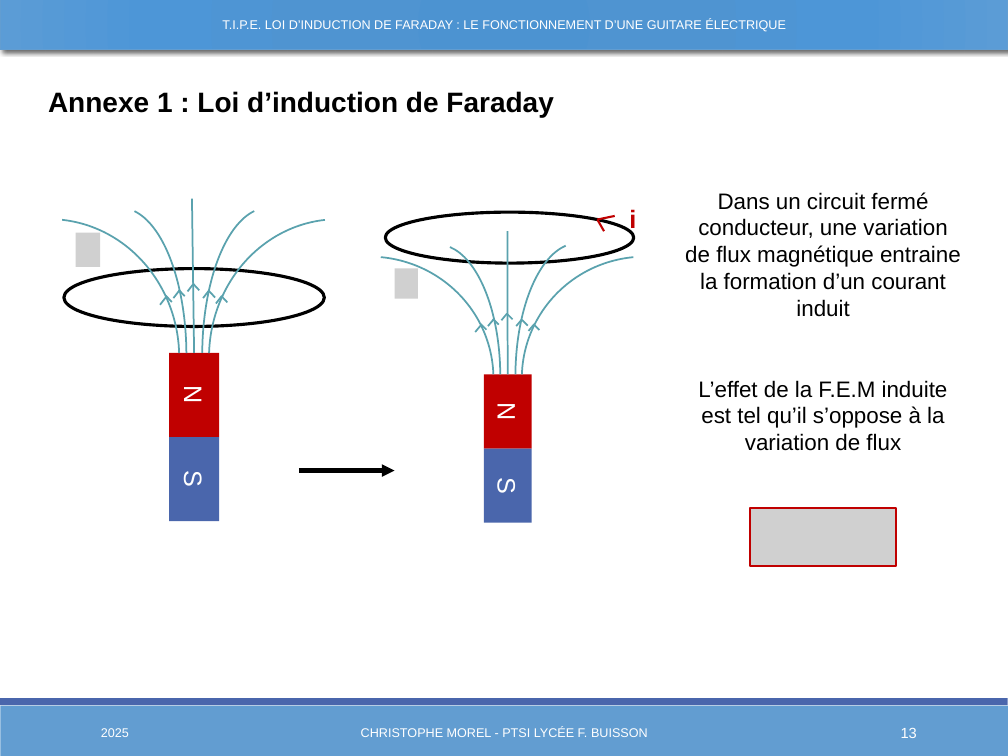
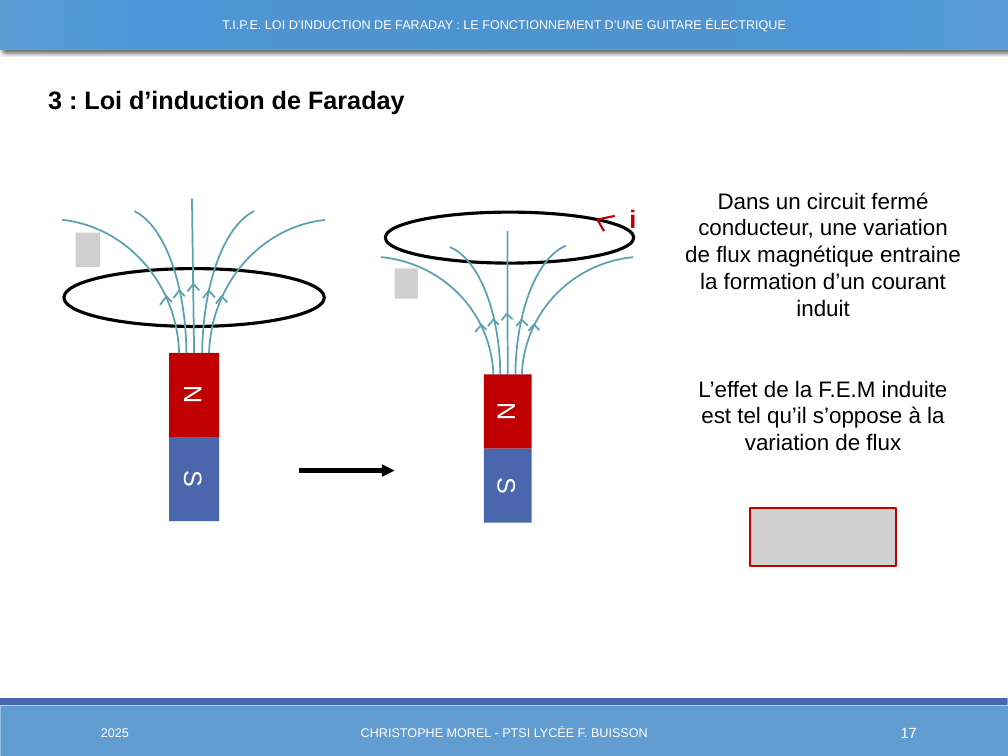
Before and after one commit to Chrismorel7/TIPE---Micro_guitare_elec, a slide deck: slide 17 of Views/Presentation3.pptx (slide 13 before the commit). Drawn at 1008x756 pixels with LibreOffice and Linux fonts; fonts in the diff are those of the drawing; grey boxes stand for pictures. Boxes give left, top, right and bottom in pixels: in the first picture for what was removed or moved away, otherwise in the second. Text is boxed around its words. In the diff, an @@ line names an element or a change of style, - is before the commit and + after.

```diff
--- a/Views/Presentation3.pptx
+++ b/Views/Presentation3.pptx
@@ text at (48, 90, 405, 115): text changed; size 20 to 18 pt @@
-Annexe 1 : Loi d’induction de Faraday
+3 : Loi d’induction de Faraday
@@ page number at (901, 728, 917, 738): text changed @@
-13
+17
```
Also in this commit, not shown: 14 other slides changed, 6 slides added, 15 other files.
